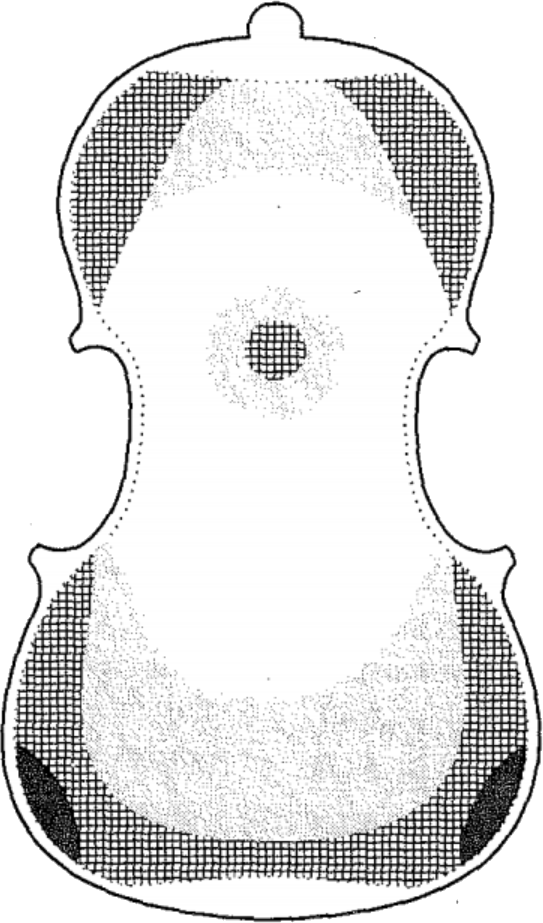
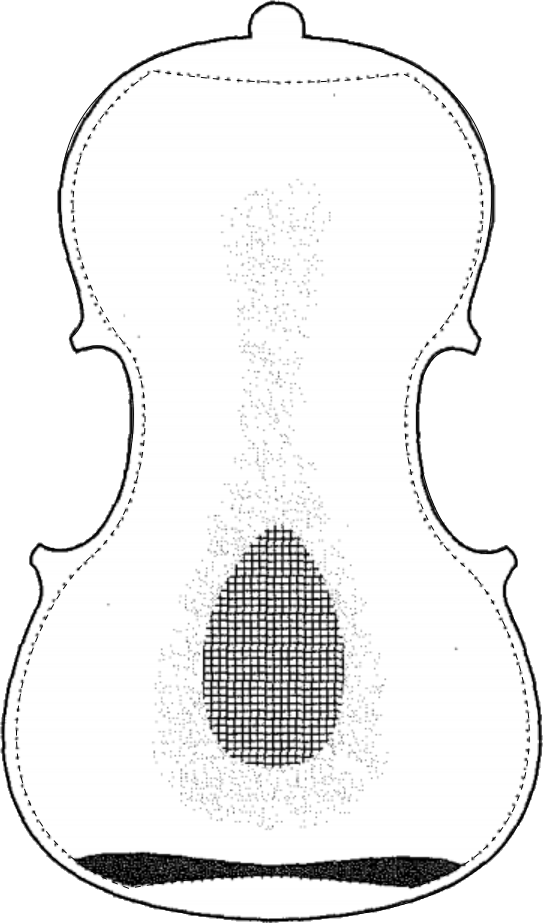
Layered file, before and after one edit (543x923). Changes by layer:
showed "plate inner contour" over [16, 70, 530, 889]
showed "plate" over [2, 2, 541, 921]
hid "back #5.png", moved it above "back #2.png" over [0, 0, 543, 923]
showed "back #2.png" over [0, 0, 543, 923]
hid "bg" over [0, 0, 543, 923]
